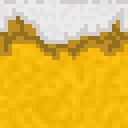
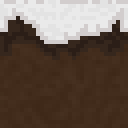
Layers edited between the first and the second 128×128 image:
pixels changed over (0, 16, 128, 128) (layer not identified)
